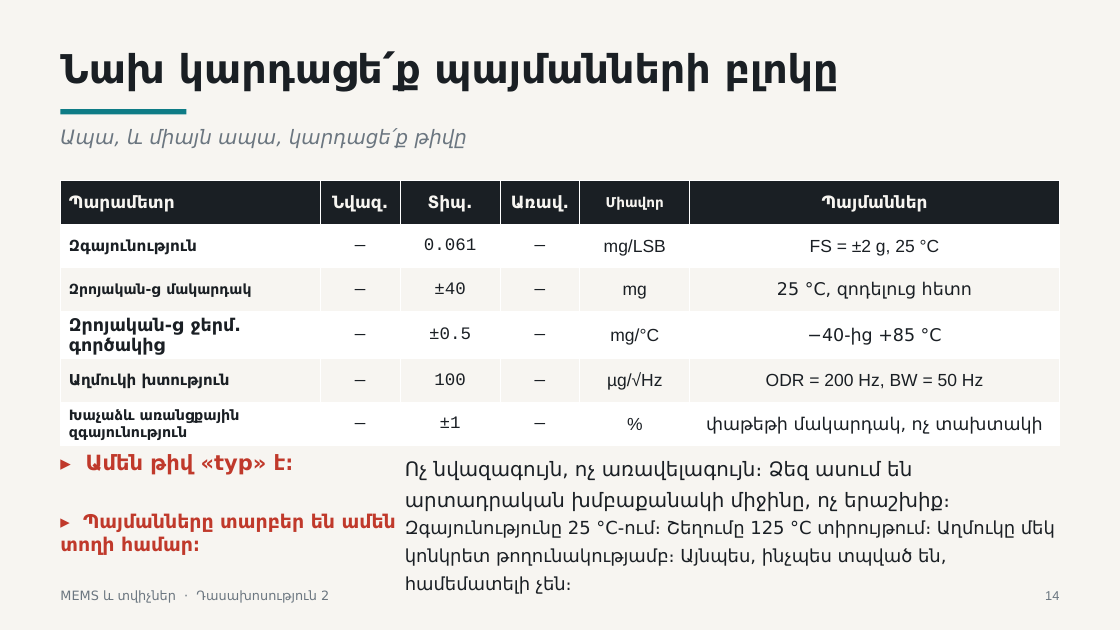
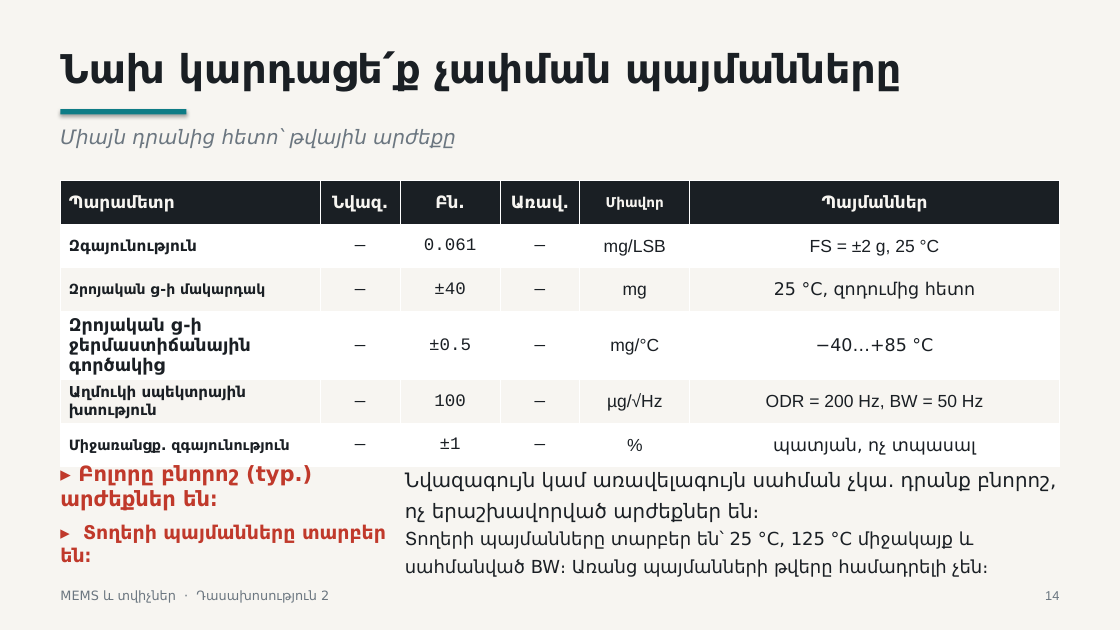
Before and after one commit to Vhovh99/mems-and-sensors-subject, a slide deck: slide 14 of lectures/lecture-02/output/L2-sensor-specifications-and-selection-HY.pptx. Drawn at 1120x630 pixels with LibreOffice and Linux fonts; fonts in the diff are those of the drawing. Boxes give left, top, right and bottom in pixels: in the first picture for what was removed or moved away, otherwise in the second. Text is boxed around its words. In the diff, an @@ line names an element or a change of style, - is before the commit and + after.

Commit message:
Fix Armenian spelling for 2nd Lecture.

```diff
--- a/lectures/lecture-02/output/L2-sensor-specifications-and-selection-HY.pptx
+++ b/lectures/lecture-02/output/L2-sensor-specifications-and-selection-HY.pptx
@@ rectangle at bbox=[0, 0, 1120, 630]: shadow on @@
@@ text at bbox=[60, 51, 901, 92]: text changed @@
-Նախ կարդացե՛ք պայմանների բլոկը
+Նախ կարդացե՛ք չափման պայմանները
@@ rectangle at bbox=[60, 109, 187, 114]: shadow on @@
@@ text at bbox=[60, 128, 456, 148]: text changed @@
-Ապա, և միայն ապա, կարդացե՛ք թիվը
+Միայն դրանից հետո՝ թվային արժեքը
@@ table at bbox=[60, 181, 1060, 459] @@
-row 1, column 3: Տիպ.
+row 1, column 3: Բն.
-row 3, column 1: Զրոյական-g մակարդակ
+row 3, column 1: Զրոյական g-ի մակարդակ
-row 3, column 6: 25 °C, զոդելուց հետո
+row 3, column 6: 25 °C, զոդումից հետո
-row 4, column 1: Զրոյական-g ջերմ. գործակից
+row 4, column 1: Զրոյական g-ի ջերմաստիճանային գործակից
-row 4, column 6: −40-ից +85 °C
+row 4, column 6: −40…+85 °C
-row 5, column 1: Աղմուկի խտություն
+row 5, column 1: Աղմուկի սպեկտրային խտություն
-row 6, column 1: Խաչաձև առանցքային զգայունություն
+row 6, column 1: Միջառանցք. զգայունություն
-row 6, column 6: փաթեթի մակարդակ, ոչ տախտակի
+row 6, column 6: պատյան, ոչ տպասալ
@@ text at bbox=[60, 465, 312, 511]: text changed @@
-▸ Ամեն թիվ «typ» է։
+▸ Բոլորը բնորոշ (typ.) արժեքներ են։
@@ text at bbox=[405, 472, 1056, 522]: text changed @@
-Ոչ նվազագույն, ոչ առավելագույն։ Ձեզ ասում են արտադրական խմբաքանակի միջինը, ոչ երաշխիք։
+Նվազագույն կամ առավելագույն սահման չկա․ դրանք բնորոշ, ոչ երաշխավորված արժեքներ են։
@@ text at bbox=[60, 524, 386, 563]: text changed @@
-▸ Պայմանները տարբեր են ամեն տողի համար։
+▸ Տողերի պայմանները տարբեր են։
@@ text at bbox=[405, 531, 988, 577]: text changed @@
-Զգայունությունը 25 °C-ում։ Շեղումը 125 °C տիրույթում։ Աղմուկը մեկ կոնկրետ թողունակությամբ։ Այնպես, ինչպես տպված են, համեմատելի չեն։
+Տողերի պայմանները տարբեր են՝ 25 °C, 125 °C միջակայք և սահմանված BW։ Առանց պայմանների թվերը համադրելի չեն։
```
Also in this commit, not shown: 32 other slides changed, 10 other files.
